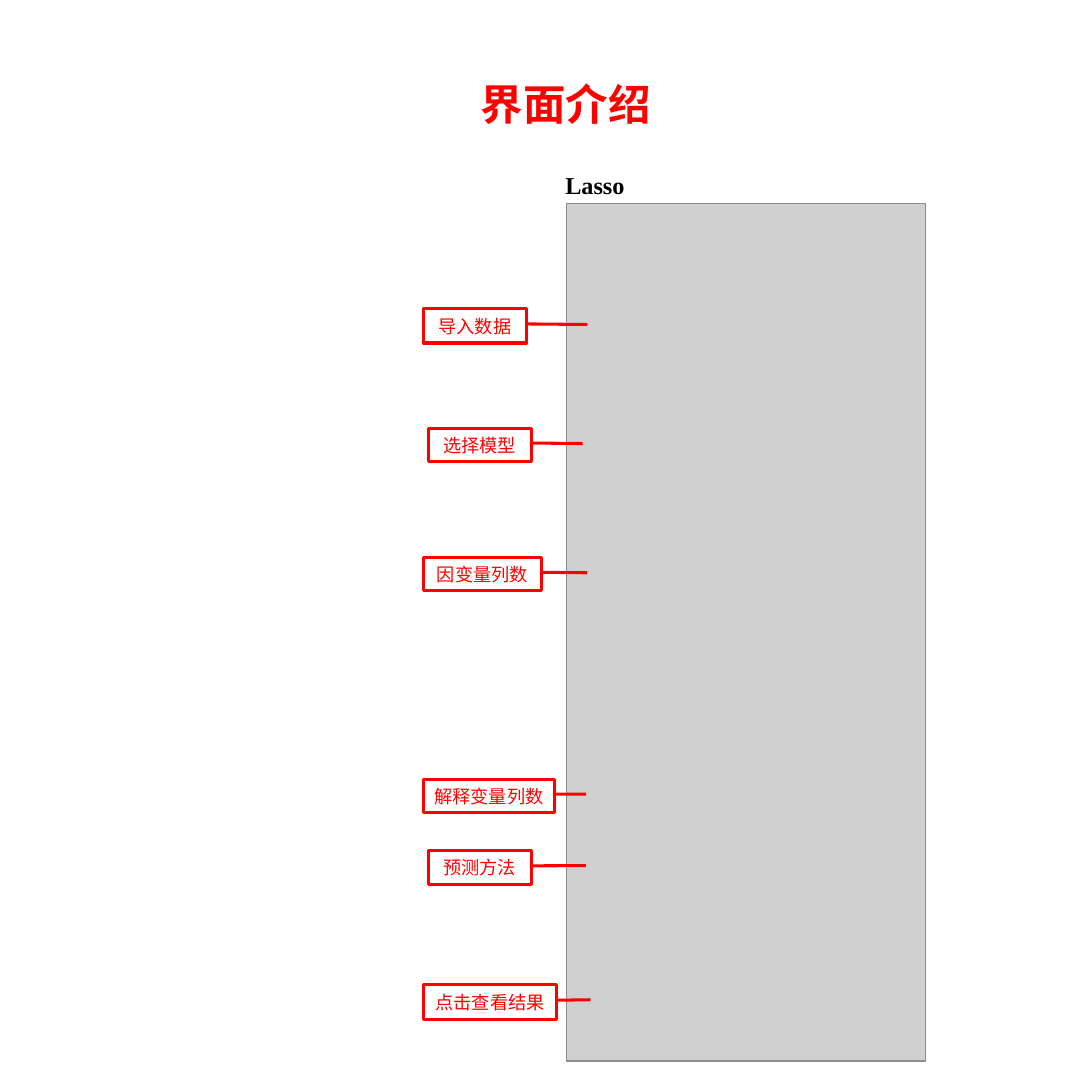
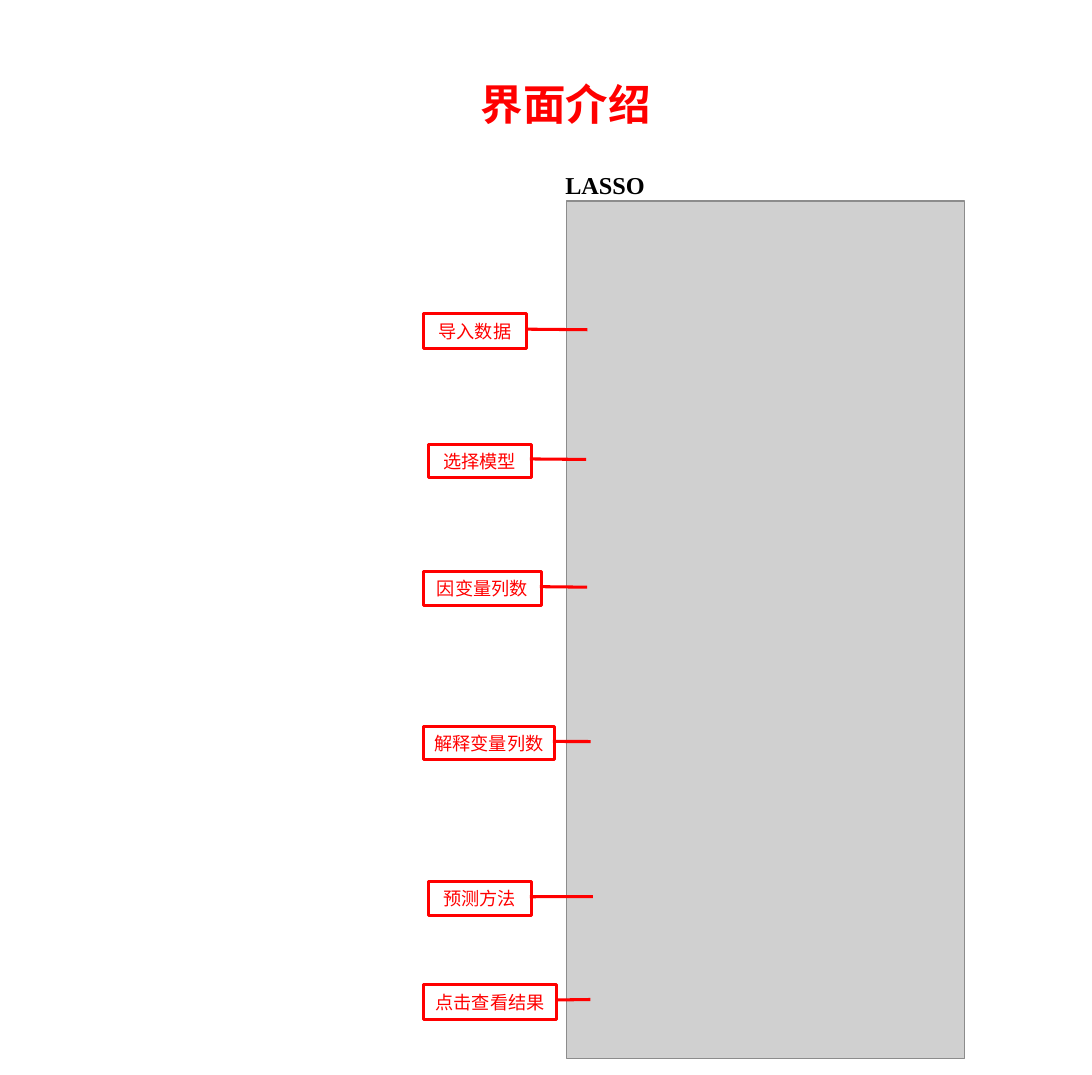
Before and after one commit to Baeyaron/Baeyaron.github.io, a slide deck: slide 1 of image2/Lasso/界面.pptx. Drawn at 1092x1075 pixels with LibreOffice and Linux fonts; fonts in the diff are those of the drawing; grey boxes stand for pictures. Boxes give left, top, right and bottom in pixels: in the first picture for what was removed or moved away, otherwise in the second. Text is boxed around its words. In the diff, an @@ line names an element or a change of style, - is before the commit and + after.

```diff
--- a/image2/Lasso/界面.pptx
+++ b/image2/Lasso/界面.pptx
@@ text at (565,178,644,195): text changed @@
-Lasso
+LASSO
@@ picture: place and size @@
-picture at (567,203,926,1060)
+picture at (567,201,964,1058)
@@ border callout "导入数据": place and size @@
-border callout "导入数据" at (424,309,526,343)
+border callout "导入数据" at (424,313,526,347)
@@ border callout "选择模型": place and size @@
-border callout "选择模型" at (428,428,531,461)
+border callout "选择模型" at (428,444,531,477)
@@ border callout "因变量列数": place and size @@
-border callout "因变量列数" at (424,557,542,590)
+border callout "因变量列数" at (424,572,542,605)
@@ proportions changed in 3 elements at (428,444,531,477), (428,881,531,915), (424,726,555,759) @@
@@ border callout "解释变量列数": place and size @@
-border callout "解释变量列数" at (424,780,555,812)
+border callout "解释变量列数" at (424,726,555,759)
@@ border callout "预测方法": place and size @@
-border callout "预测方法" at (428,851,531,885)
+border callout "预测方法" at (428,881,531,915)
```
Also in this commit, not shown: 9 other files.
